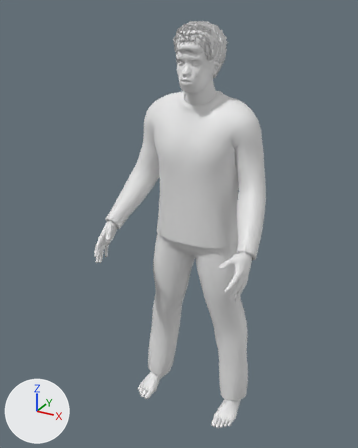
The glTF model assets/models/male_afr_young.glb, before and after one commit.
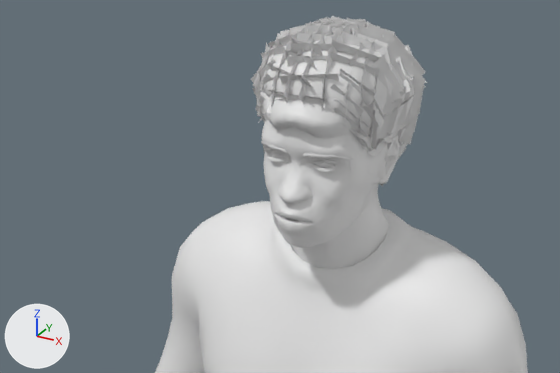
There are two pictures of each version: one whole from a camera (50 mm lens) standing at (0.936, -1.914, 1.901) and looking at (-0.049, -0.123, 1.006), one close up from a camera (50 mm lens) standing at (0.389, -0.897, 2.04) and looking at (-0.044, -0.109, 1.646). Every picture has the same lights, and +X, +Y and +Z are marked at lower left. The first two pictures are the older version.

Script lines for the objects in view, before the commit:
```python
me_body = bpy.data.meshes.new('body')
me_body.from_pydata(...)  # 10238 vertices, 20344 faces; spans x -0.35..0.35, y -0.41..0.05, z 0.0..1.82
me_hair_afro01 = bpy.data.meshes.new('hair_afro01')
me_hair_afro01.from_pydata(...)  # 2196 vertices, 2192 faces; spans x -0.103..0.103, y -0.164..0.089, z 1.627..1.849
me_hair_short04 = bpy.data.meshes.new('hair_short04')
me_hair_short04.from_pydata(...)  # 865 vertices, 1050 faces; spans x -0.077..0.078, y -0.142..0.056, z 1.607..1.82
ob_body = bpy.data.objects.new('body', me_body)
ob_body.location = (0.0, 0.0, 0.0)
ob_hair_afro01 = bpy.data.objects.new('hair_afro01', me_hair_afro01)
ob_hair_afro01.location = (0.0, 0.0, 0.0)
ob_hair_short04 = bpy.data.objects.new('hair_short04', me_hair_short04)
ob_hair_short04.location = (0.0, 0.0, 0.0)
# also in view: 'clothes' at (0.0, -0.07, 0.823); 'hair_short02' at (-0.002, -0.06, 1.726)
```
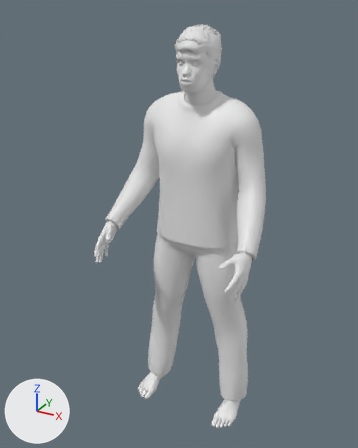
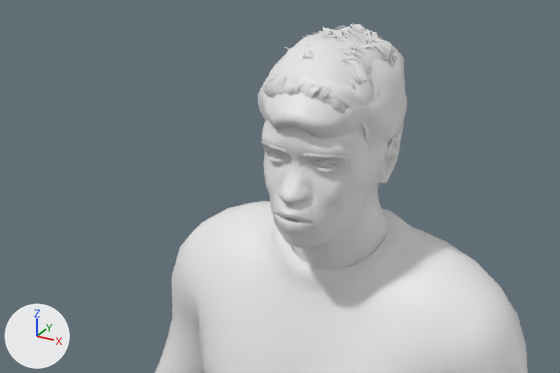
What changed in the scene script:
```text
Remove ob_hair_afro01:
    ob_hair_afro01 = bpy.data.objects.new('hair_afro01', me_hair_afro01)
    ob_hair_afro01.location = (0.0, 0.0, 0.0)
```

What differs and where, as boxes [x1, y1, x2, y2] in the close-ups (560 x 373 px):
'hair_afro01', deleted: before [251, 16, 427, 186]
'hair_short02', unchanged, uncovered by the edit: before [260, 91, 399, 185]; after [258, 31, 407, 185]
'hair_short01', unchanged, uncovered by the edit: before [262, 79, 382, 174]; after [262, 24, 405, 174]
